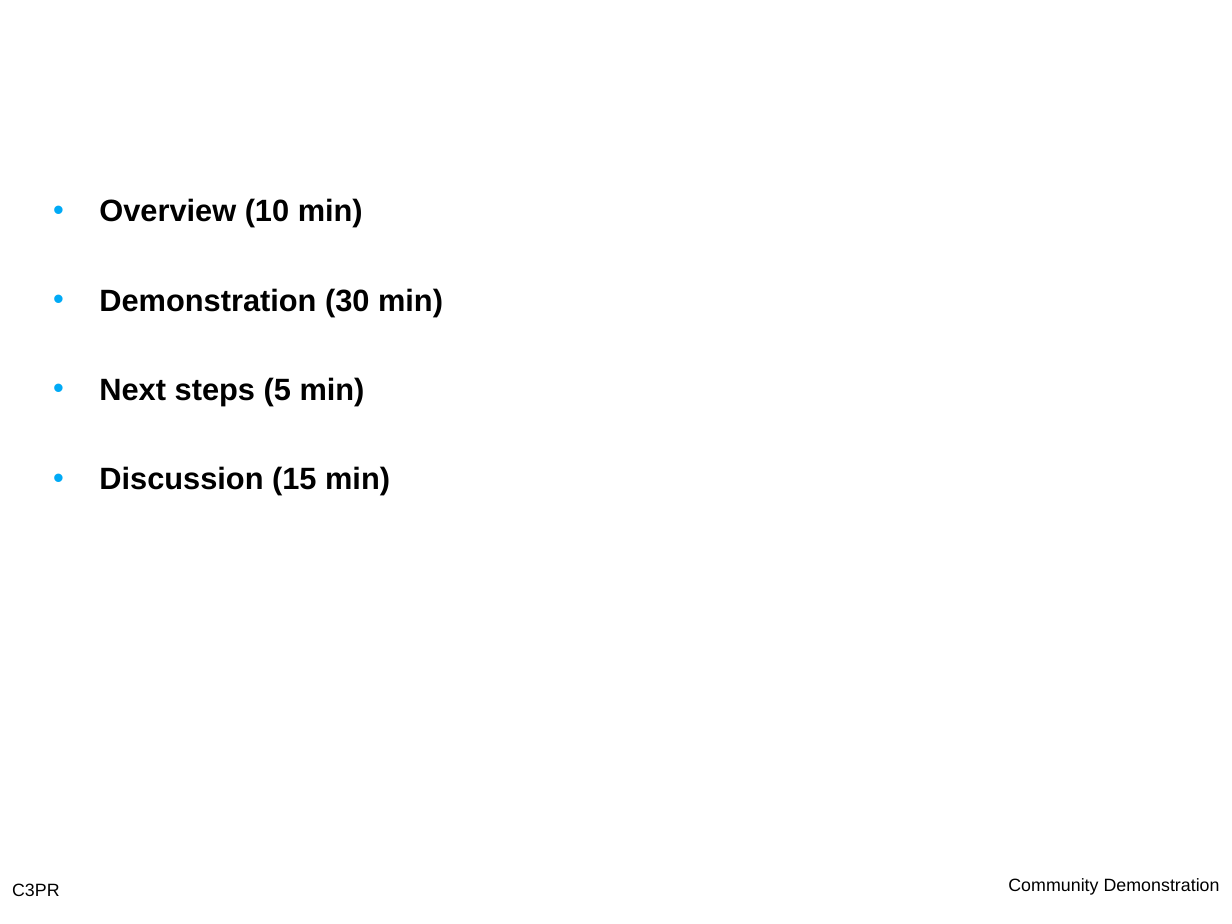
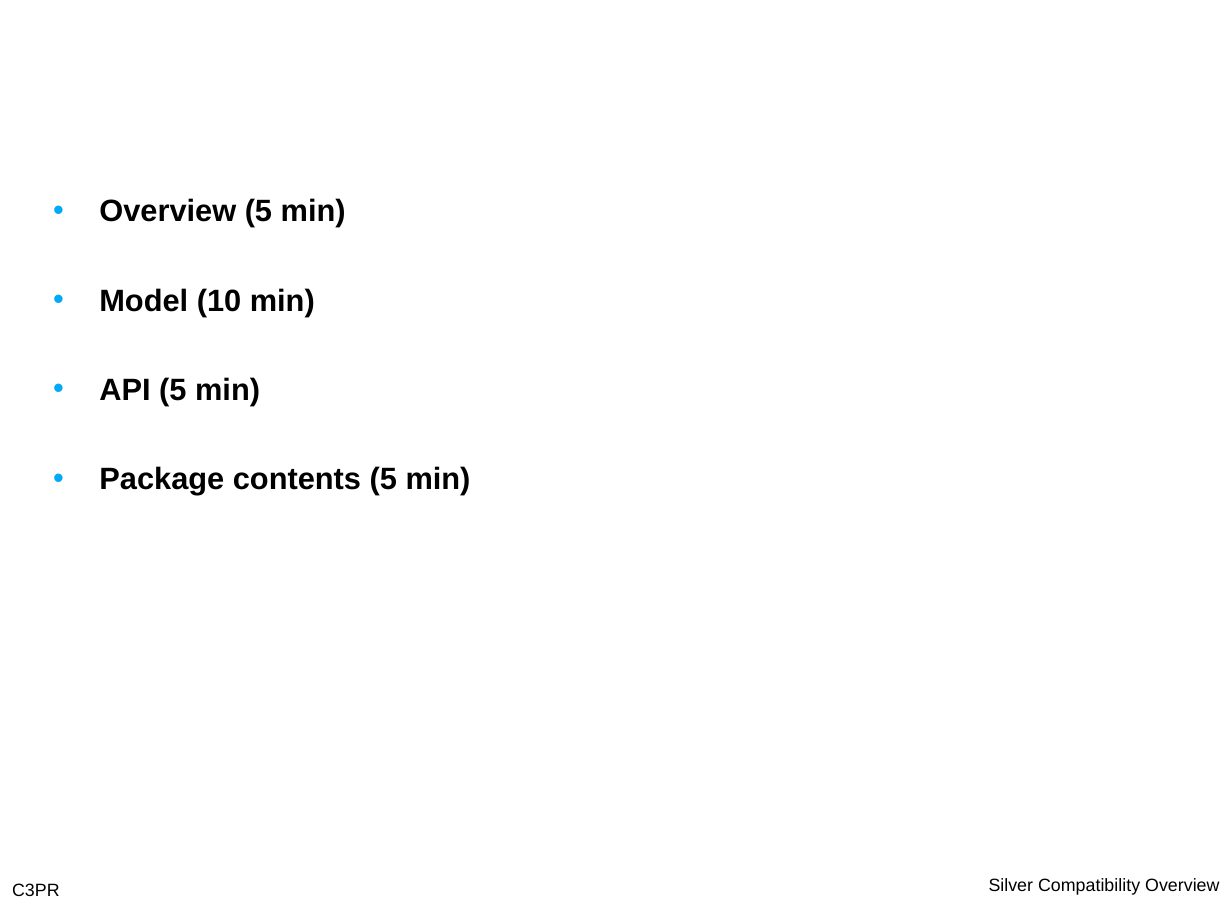
Before and after one commit to NCIP/c3pr-docs, a slide deck: slide 2 of documentation/silver_review/package/c3prv2_silver_review.ppt. Drawn at 1232x924 pixels with LibreOffice and Linux fonts; fonts in the diff are those of the drawing; background and template pictures are left out. Boxes give left, top, right and bottom in pixels: in the first picture for what was removed or moved away, otherwise in the second. Text is boxed around its words. In the diff, an @@ line names an element or a change of style, - is before the commit and + after.

```diff
--- a/documentation/silver_review/package/c3prv2_silver_review.ppt
+++ b/documentation/silver_review/package/c3prv2_silver_review.ppt
@@ text at [99, 198, 471, 495]: text changed @@
-• Overview (10 min)
-• Demonstration (30 min)
-• Next steps (5 min)
-• Discussion (15 min)
+• Overview (5 min)
+• Model (10 min)
+• API (5 min)
+• Package contents (5 min)
@@ text at [989, 878, 1219, 895]: text changed @@
-Community Demonstration
+Silver Compatibility Overview
```
Also in this commit, not shown: 15 other slides changed, 9 slides added, 1 slide removed.
